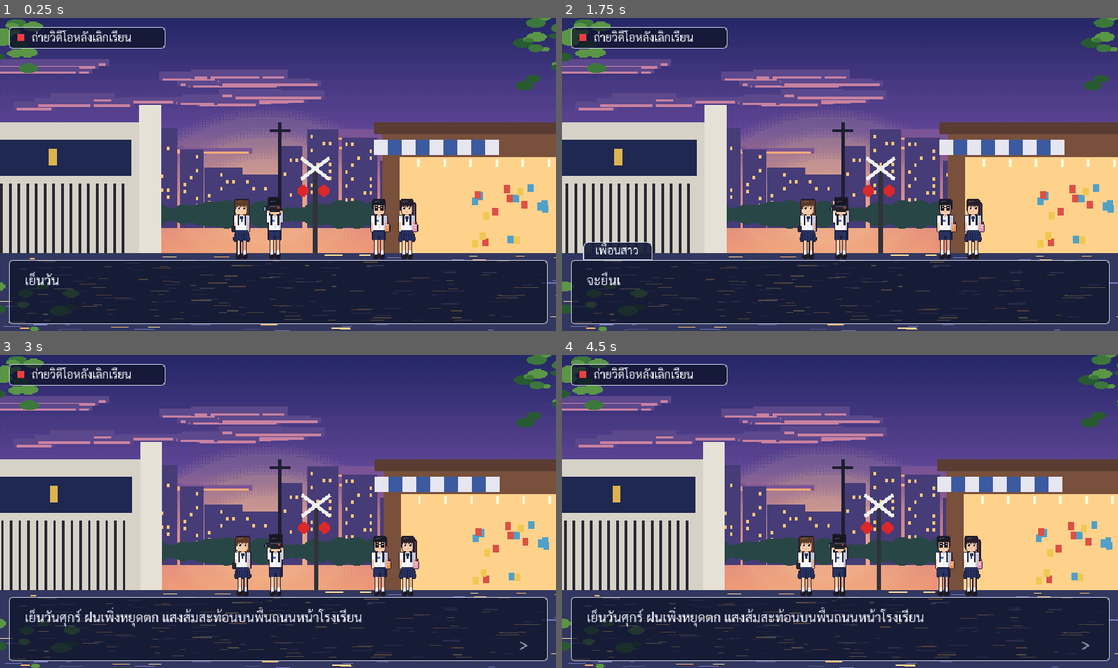
Above: before the commit, frames 1-4 (two rows, left to right).
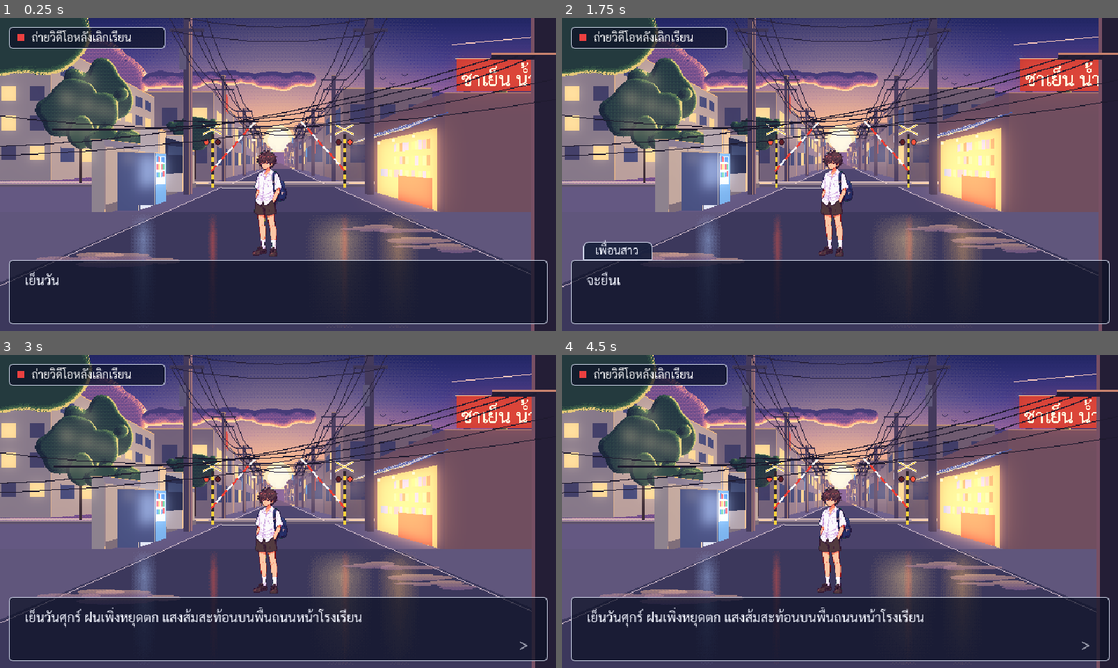
Above: after the commit, the same moments.

Repository: nerfmez/Story-game
Game: Godot game, scene res://scenes/main.tscn
The game is run twice, just before and just after one commit, with the same random seed, the same clock (stepped at 60 frames per second) and the same inputs.
Inputs (mouse positions are in pixels of both pictures, inside the frame that each line leads up to):
- Up to frame 1 (0.25 s): no input
- Up to frame 2 (1.75 s): tap Enter (ui_accept) at 0.5, 0.77, 1.52 s; move the mouse to (962, 158) at 0.52 s; tap Tab at 0.6, 1.35 s; click (962, 158) at 0.67 s; move the mouse to (728, 190) at 1.27 s; click (728, 190) at 1.42 s
- Up to frame 3 (3 s): move the mouse to (333, 442) at 2.02 s; tap Tab at 2.1, 2.85 s; click (333, 442) at 2.17 s; move the mouse to (250, 574) at 2.77 s; click (250, 574) at 2.92 s
- Up to frame 4 (4.5 s): tap Enter (ui_accept) at 3.02, 3.77 s; move the mouse to (1006, 558) at 3.52 s; tap Tab at 3.6, 4.35 s; click (1006, 558) at 3.67 s; move the mouse to (673, 464) at 4.27 s; click (673, 464) at 4.42 s

The runs differ from the first frame. In frame 1, 67% of the frame differs, in the area x 0-100%, y 0-100%; in frame 2, 66%; in frame 3, 67%; in frame 4, 67%.

Commit message:
Anime-style 2D background and imported hero sprite
- tools/make_anime_bg.py paints the 2D scene as perspective-correct
  parallax layers: street receding to a vanishing point at eye level,
  backlit sunset, utility poles and sagging wires, railway crossing,
  vending machines, drink shop with Thai sign, wet road reflections
- New Street layer; layer scroll speeds now follow each layer's depth;
  bigger side-on commuter train crossing the street
- tools/import_sprite.py turns upscaled green-screen pixel art into a
  true-resolution sprite (grid detection, median sampling, chroma key,
  despill); hero_uniform/hero_casual imported from art_source/
- HD-2D scene keeps its own backdrops in assets/bg/hd2d/

Co-Authored-By: Claude Opus 5.5 <noreply@anthropic.com>
Claude-Session: https://claude.ai/code/session_011NAKRUA9btL4iodwTEM3Dh

Diff:
--- a/scenes/main.tscn
+++ b/scenes/main.tscn
@@ -1,19 +1,17 @@
-[gd_scene load_steps=16 format=3]
+[gd_scene load_steps=13 format=3]
 
 [ext_resource type="Script" path="res://scripts/main.gd" id="1_main"]
 [ext_resource type="Script" path="res://scripts/scene_camera.gd" id="2_camera"]
 [ext_resource type="Script" path="res://scripts/train.gd" id="3_train"]
 [ext_resource type="Texture2D" path="res://assets/bg/01_sky.png" id="4_sky"]
 [ext_resource type="Texture2D" path="res://assets/bg/02_city_far.png" id="5_city"]
-[ext_resource type="Texture2D" path="res://assets/bg/03_train.png" id="6_train"]
-[ext_resource type="Texture2D" path="res://assets/bg/04_mid.png" id="7_mid"]
-[ext_resource type="Texture2D" path="res://assets/bg/05_ground.png" id="8_ground"]
-[ext_resource type="Texture2D" path="res://assets/bg/06_foreground.png" id="9_fg"]
-[ext_resource type="Texture2D" path="res://assets/characters/player.png" id="10_player"]
-[ext_resource type="Texture2D" path="res://assets/characters/friend_girl.png" id="11_girl"]
-[ext_resource type="Texture2D" path="res://assets/characters/friend_glasses.png" id="12_glasses"]
-[ext_resource type="PackedScene" path="res://scenes/dialogue_box.tscn" id="13_dialogue"]
-[ext_resource type="Texture2D" path="res://assets/characters/friend_ponytail.png" id="14_ponytail"]
+[ext_resource type="Texture2D" path="res://assets/bg/03_street.png" id="6_street"]
+[ext_resource type="Texture2D" path="res://assets/bg/03_train.png" id="7_train"]
+[ext_resource type="Texture2D" path="res://assets/bg/04_mid.png" id="8_mid"]
+[ext_resource type="Texture2D" path="res://assets/bg/05_ground.png" id="9_ground"]
+[ext_resource type="Texture2D" path="res://assets/bg/06_foreground.png" id="10_fg"]
+[ext_resource type="Texture2D" path="res://assets/characters/hero_uniform.png" id="11_hero"]
+[ext_resource type="PackedScene" path="res://scenes/dialogue_box.tscn" id="12_dialogue"]
 
 [sub_resource type="StyleBoxFlat" id="StyleBoxFlat_mission"]
 content_margin_left = 10.0
@@ -42,7 +40,7 @@
 script = ExtResource("2_camera")
 
 [node name="Sky" type="Parallax2D" parent="."]
-scroll_scale = Vector2(0.05, 0.05)
+scroll_scale = Vector2(0.03, 0.03)
 
 [node name="Sprite2D" type="Sprite2D" parent="Sky"]
 position = Vector2(-80, 0)
@@ -50,65 +48,63 @@
 centered = false
 
 [node name="CityFar" type="Parallax2D" parent="."]
-scroll_scale = Vector2(0.25, 0.25)
+scroll_scale = Vector2(0.1, 0.1)
 
 [node name="Sprite2D" type="Sprite2D" parent="CityFar"]
 position = Vector2(-80, 0)
 texture = ExtResource("5_city")
 centered = false
 
+[node name="Street" type="Parallax2D" parent="."]
+scroll_scale = Vector2(0.2, 0.2)
+
+[node name="Sprite2D" type="Sprite2D" parent="Street"]
+position = Vector2(-80, 0)
+texture = ExtResource("6_street")
+centered = false
+
 [node name="TrainLayer" type="Parallax2D" parent="."]
-scroll_scale = Vector2(0.45, 0.45)
+scroll_scale = Vector2(0.28, 0.28)
 
 [node name="Train" type="Sprite2D" parent="TrainLayer"]
-position = Vector2(-320, 200)
-texture = ExtResource("6_train")
+position = Vector2(-1100, 124)
+texture = ExtResource("7_train")
 centered = false
 script = ExtResource("3_train")
+speed = 260.0
+auto_interval = 18.0
+start_x = -1100.0
+end_x = 800.0
 
 [node name="Mid" type="Parallax2D" parent="."]
-scroll_scale = Vector2(0.7, 0.7)
+scroll_scale = Vector2(0.45, 0.45)
 
 [node name="Sprite2D" type="Sprite2D" parent="Mid"]
 position = Vector2(-80, 0)
-texture = ExtResource("7_mid")
+texture = ExtResource("8_mid")
 centered = false
 
 [node name="Ground" type="Parallax2D" parent="."]
+scroll_scale = Vector2(0.6, 0.6)
 
 [node name="Sprite2D" type="Sprite2D" parent="Ground"]
 position = Vector2(-80, 0)
-texture = ExtResource("8_ground")
+texture = ExtResource("9_ground")
 centered = false
 
 [node name="Characters" type="Node2D" parent="."]
 
-[node name="FriendGirl" type="Sprite2D" parent="Characters"]
-position = Vector2(262, 205)
-texture = ExtResource("11_girl")
-centered = false
-
-[node name="Player" type="Sprite2D" parent="Characters"]
-position = Vector2(300, 205)
-texture = ExtResource("10_player")
-centered = false
-
-[node name="FriendGlasses" type="Sprite2D" parent="Characters"]
-position = Vector2(420, 205)
-texture = ExtResource("12_glasses")
-centered = false
-
-[node name="FriendPonytail" type="Sprite2D" parent="Characters"]
-position = Vector2(452, 205)
-texture = ExtResource("14_ponytail")
+[node name="Hero" type="Sprite2D" parent="Characters"]
+position = Vector2(290, 152)
+texture = ExtResource("11_hero")
 centered = false
 
 [node name="Foreground" type="Parallax2D" parent="."]
-scroll_scale = Vector2(1.3, 1.3)
+scroll_scale = Vector2(1.25, 1.25)
 
 [node name="Sprite2D" type="Sprite2D" parent="Foreground"]
 position = Vector2(-180, 0)
-texture = ExtResource("9_fg")
+texture = ExtResource("10_fg")
 centered = false
 
 [node name="UI" type="CanvasLayer" parent="."]
--- a/scripts/hd2d_set.gd
+++ b/scripts/hd2d_set.gd
@@ -6,9 +6,9 @@
 ## เมื่อมีโมเดลจริงจาก Blender แล้ว ให้วางโมเดลไว้ใต้โหนด Set แทนกล่องพวกนี้
 ## เงาสะท้อนจะสร้างให้อัตโนมัติจากทุกอย่างใต้ Set
 
-const SKY_TEX := preload("res://assets/bg/01_sky.png")
-const CITY_TEX := preload("res://assets/bg/02_city_far.png")
-const LEAVES_TEX := preload("res://assets/bg/06_foreground.png")
+const SKY_TEX := preload("res://assets/bg/hd2d/01_sky.png")
+const CITY_TEX := preload("res://assets/bg/hd2d/02_city_far.png")
+const LEAVES_TEX := preload("res://assets/bg/hd2d/06_foreground.png")
 const FONT := preload("res://assets/fonts/Sarabun-Regular.ttf")
 const TEX := {
 	"plaster": preload("res://assets/textures/plaster.png"),
Not shown, added: art_source/.gdignore
Binary file added: art_source/hero_casual_greenscreen.png
Binary file added: art_source/hero_uniform_greenscreen.png
Binary file changed: assets/bg/01_sky.png
Binary file changed: assets/bg/02_city_far.png
Binary file added: assets/bg/03_street.png
Not shown, added: assets/bg/03_street.png.import
Binary file changed: assets/bg/03_train.png
Binary file changed: assets/bg/04_mid.png
Binary file changed: assets/bg/05_ground.png
Binary file changed: assets/bg/06_foreground.png
Binary file added: assets/bg/hd2d/01_sky.png
(and 15 more such lines)
